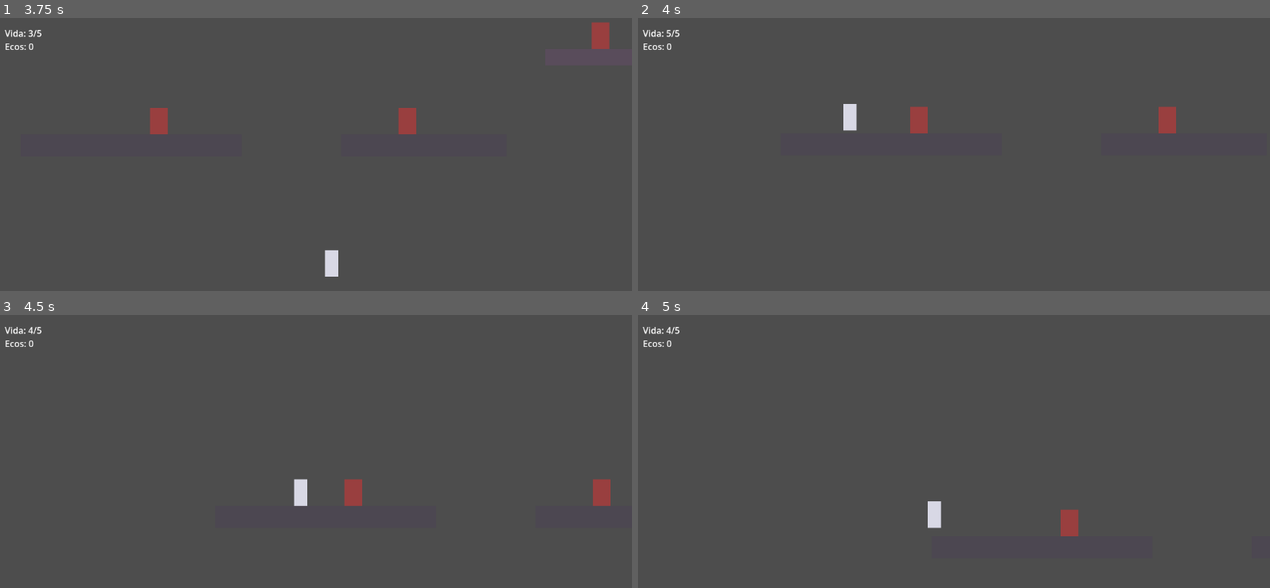
Above: before the commit, frames 1-4 (two rows, left to right).
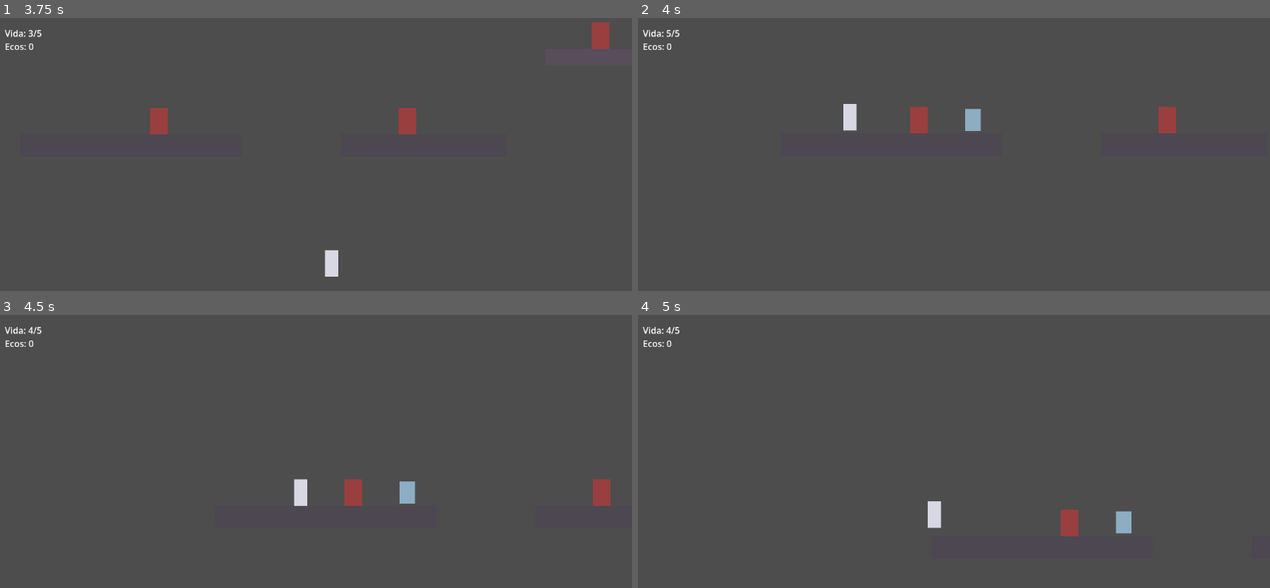
Above: after the commit, the same moments.

Repository: fcorguez92/desmemoria
Game: Godot game, scene res://scenes/test_level/test_level.tscn
Two runs of this game, one before a commit and one after it. Both use one fixed random seed, a clock stepped at 60 frames per second and the inputs below.
Inputs:
- Up to frame 1 (3.75 s): tap Enter (ui_accept) at 0.5, 0.77, 1.52, 3.02 s; hold Right (ui_right) 0.53-2.03 s; tap X (attack) every 0.75 s from 0.6 to 3.6 s; hold Left (ui_left) 2.03-2.78 s; hold Right (ui_right) from 2.78 s (still down)
- Up to frame 2 (4 s): keep holding Right (ui_right); tap Enter (ui_accept) at 3.77 s
- Up to frame 3 (4.5 s): release Right (ui_right) at 4.28 s; hold Left (ui_left) from 4.28 s (still down); tap X (attack) at 4.35 s
- Up to frame 4 (5 s): keep holding Left (ui_left); tap Enter (ui_accept) at 4.52 s

Frame 1 is identical in both runs. In frame 2, 0.2% of the frame differs, in the area x 51-55%, y 33-42%; in frame 3, 0.2%; in frame 4, 0.2%, in the area x 75-79%, y 71-81%.

Commit message:
Always mark the death spot with an Echo, even with 0 Ecos held.
Previously no Echo spawned if the player died broke, so there was no
trace of where they last died. Spawning it unconditionally (touching an
empty one just gives 0 and disappears) sets up a "last death location"
marker a future map system could use, without building that system now.

Co-Authored-By: Claude Sonnet 5 <noreply@anthropic.com>

Diff:
--- a/scenes/player/player.gd
+++ b/scenes/player/player.gd
@@ -141,14 +141,16 @@
 	if is_instance_valid(active_echo):
 		active_echo.queue_free()
 
-	if ecos > 0:
-		var echo := EchoScene.instantiate()
-		echo.ecos_held = ecos
-		# La última posición en suelo, no la posición exacta de la muerte:
-		# así una caída a un hueco no deja el Eco fuera de tu alcance.
-		echo.global_position = last_grounded_position
-		get_parent().add_child(echo)
-		active_echo = echo
+	# Siempre se marca el punto de muerte, aunque no llevaras Ecos encima:
+	# sirve como señal de "aquí moriste la última vez" (útil de cara a un
+	# futuro mapa), no solo como contenedor de Ecos.
+	var echo := EchoScene.instantiate()
+	echo.ecos_held = ecos
+	# La última posición en suelo, no la posición exacta de la muerte: así
+	# una caída a un hueco no deja el Eco fuera de tu alcance.
+	echo.global_position = last_grounded_position
+	get_parent().add_child(echo)
+	active_echo = echo
 
 	ecos = 0
 	health = max_health
Not shown, changed: docs/nucleo-jugable.md
